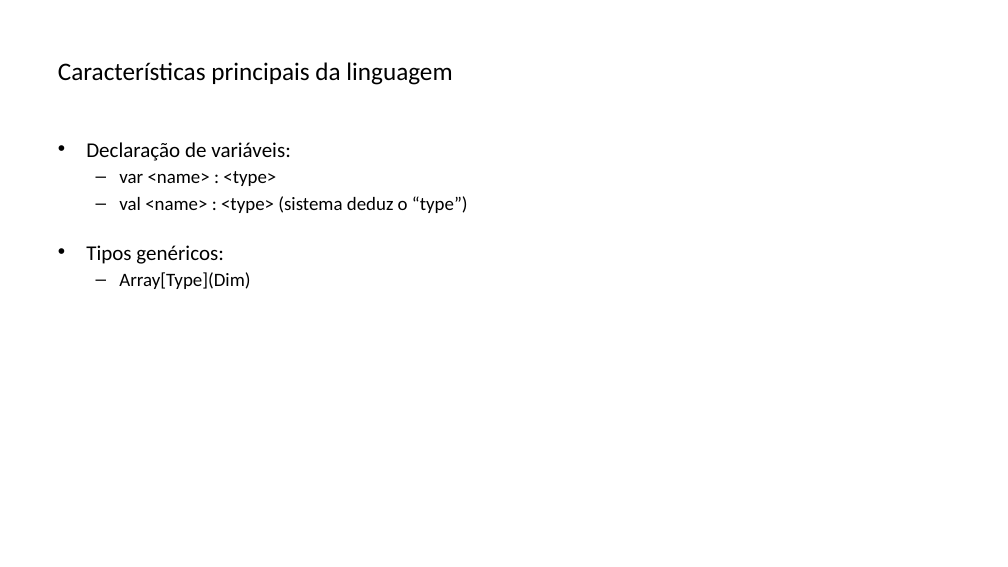
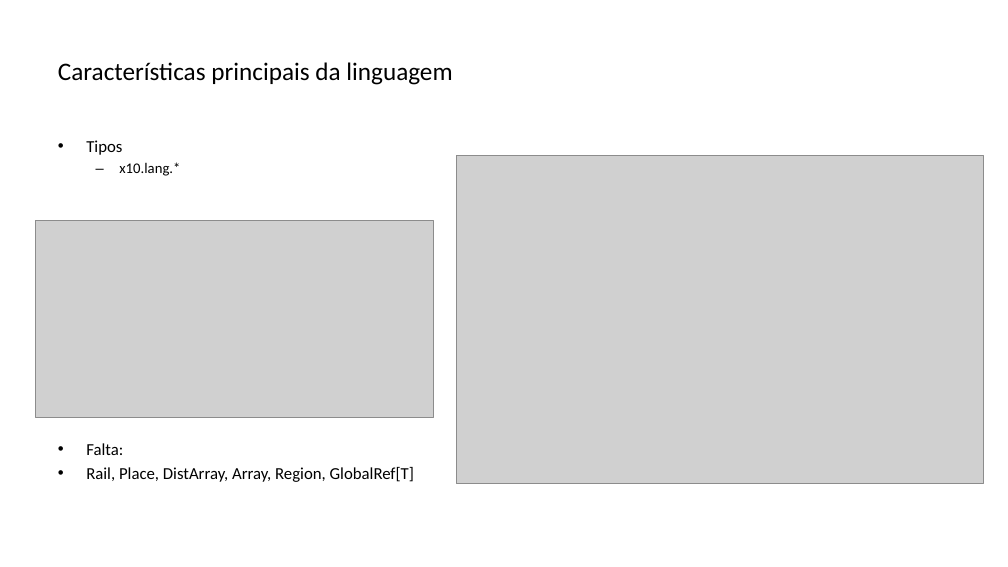
Before and after one commit to lquatrin/inf2591, a slide deck: slide 9 of x10.pptx. Drawn at 1008x567 pixels with LibreOffice and Linux fonts; fonts in the diff are those of the drawing; grey boxes stand for pictures. Boxes give left, top, right and bottom in pixels: in the first picture for what was removed or moved away, otherwise in the second. Text is boxed around its words. In the diff, an @@ line names an element or a change of style, - is before the commit and + after.

```diff
--- a/x10.pptx
+++ b/x10.pptx
@@ text "Tipos" at [86,140,414,482]: columns 1 to 2 @@
@@ text at [86,140,414,482]: text changed; size 18 to 16 pt @@
-• Declaração de variáveis:
-  – var <name> : <type>
-  – val <name> : <type> (sistema deduz o “type”)
-• Tipos genéricos:
-  – Array[Type](Dim)
+• Tipos
+  – x10.lang.*
+• Falta:
+• Rail, Place, DistArray, Array, Region, GlobalRef[T]
@@ picture added at [457,155,984,484] @@
@@ picture added at [36,221,433,418] @@
```
Also in this commit, not shown: 11 other slides changed, 2 slides added, 2 slides removed, 5 other files.
